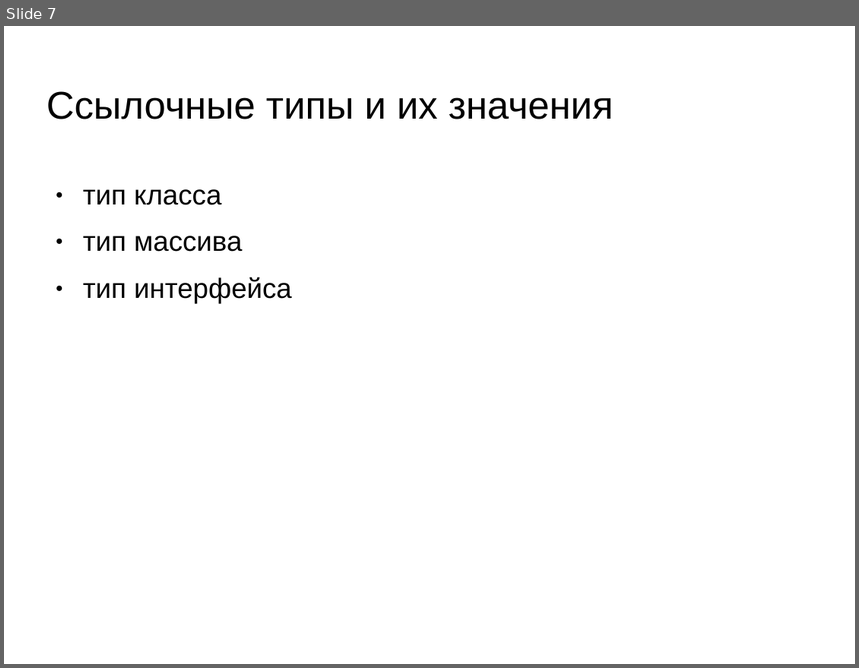
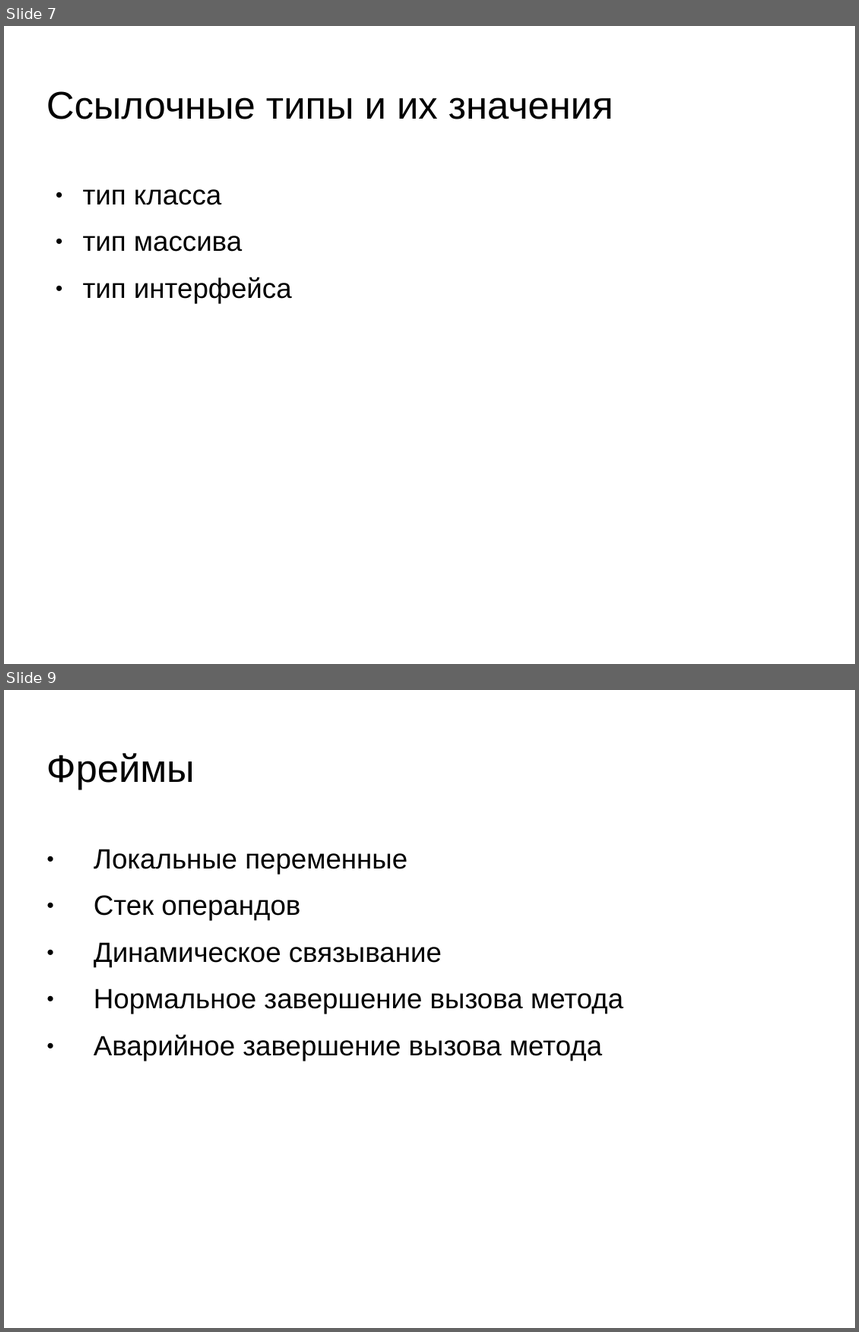
Before and after one commit to oleksiy-sayankin/javacogito, a slide deck: JVMSpec/presentation-jvm7.ppt. Shown one above the other, each under a label of ours: slide 7 before the commit, slides 7 and 9 after it; the slides between them are not shown. The pictures are 859x668 and 859x1332 pixels, drawn with LibreOffice and Linux fonts; fonts in the diff are those of the drawing; background and template pictures are left out. Boxes give left, top, right and bottom in pixels: in the first picture for what was removed or moved away, otherwise in the second. Text is boxed around its words. In the diff, an @@ line names an element or a change of style, - is before the commit and + after.

```diff
--- a/JVMSpec/presentation-jvm7.ppt
+++ b/JVMSpec/presentation-jvm7.ppt
@@ slide 9 added at (4, 690, 855, 1328), background picture (left out) @@
@@ title added at (47, 753, 195, 790), 36 pt, text #000000 @@
+Фреймы
@@ text added at (94, 849, 623, 1061), 26 pt, text #000000 @@
+● Локальные переменные
+● Стек операндов
+● Динамическое связывание
+● Нормальное завершение вызова метода
+● Аварийное завершение вызова метода
```
Also in this commit, not shown: 7 other slides added.
